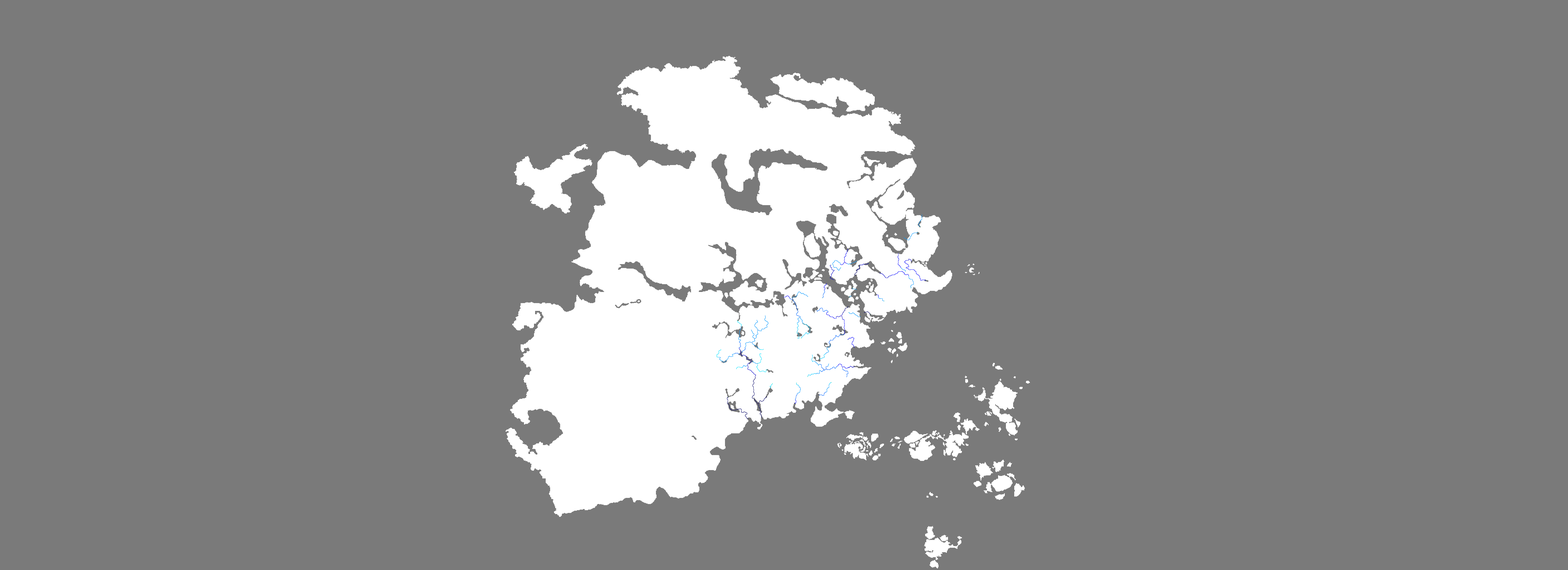
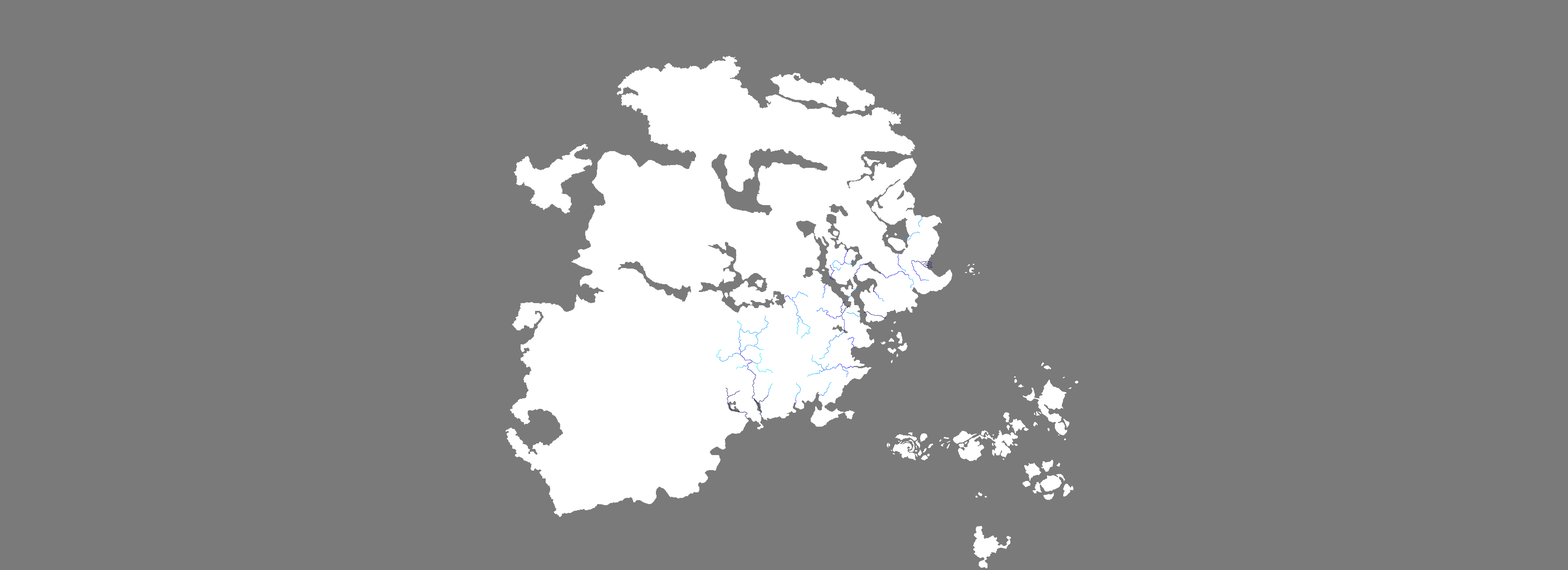
Two versions of the same layered image (1568 x 570). Layer-by-layer changes:
painted on "图层 #1" over box(722, 221, 933, 413)
painted on "图层" over box(576, 150, 1079, 569)
